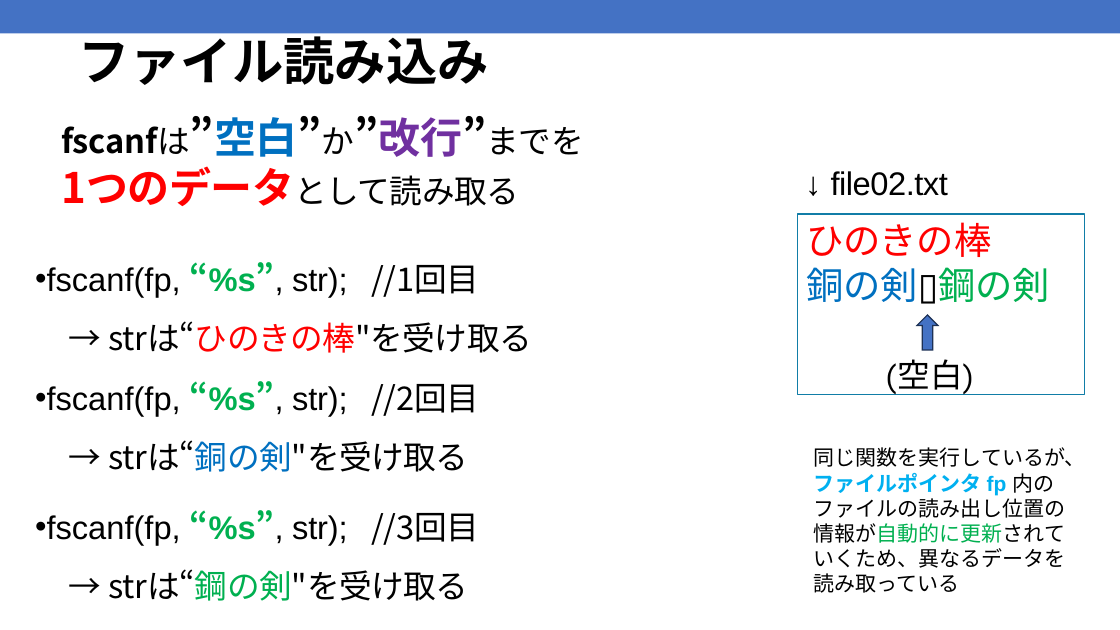
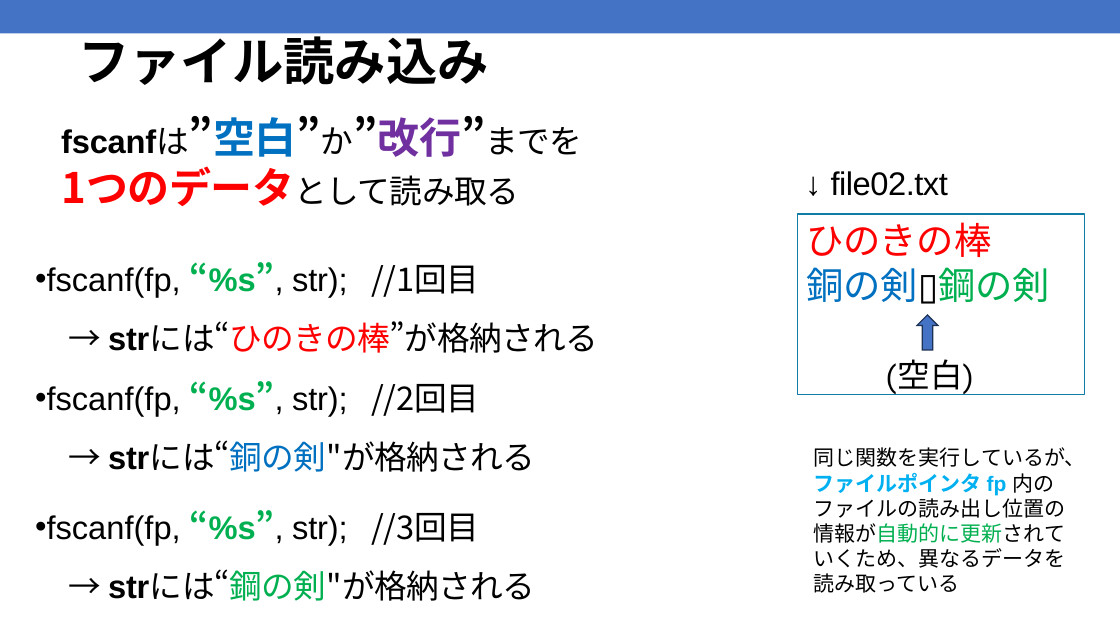
Before and after one commit to kic-murata/cpp2025, a slide deck: slide 14 of 授業資料/授業資料：ファイル処理.pptx. Drawn at 1120x630 pixels with LibreOffice and Linux fonts; fonts in the diff are those of the drawing. Boxes give left, top, right and bottom in pixels: in the first picture for what was removed or moved away, otherwise in the second. Text is boxed around its words. In the diff, an @@ line names an element or a change of style, - is before the commit and + after.

```diff
--- a/授業資料/授業資料：ファイル処理.pptx
+++ b/授業資料/授業資料：ファイル処理.pptx
@@ title at (61, 116, 583, 157): font Noto Sans CJK JP to Arial in "fscanfは”空白”か”改行”までを" @@
@@ text at (35, 262, 598, 601): text changed; font Noto Sans CJK JP to Arial @@
-• fscanf(fp, “%s”, str); //1回目
-  → strは“ひのきの棒"を受け取る
-• fscanf(fp, “%s”, str); //2回目
-  → strは“銅の剣"を受け取る
-• fscanf(fp, “%s”, str); //3回目
-  → strは“鋼の剣"を受け取る
+• fscanf(fp, “%s”, str); //1回目
+  → strには“ひのきの棒”が格納される
+• fscanf(fp, “%s”, str); //2回目
+  → strには“銅の剣"が格納される
+• fscanf(fp, “%s”, str); //3回目
+  → strには“鋼の剣"が格納される
```
Also in this commit, not shown: 1 other slide changed, 1 other file.
